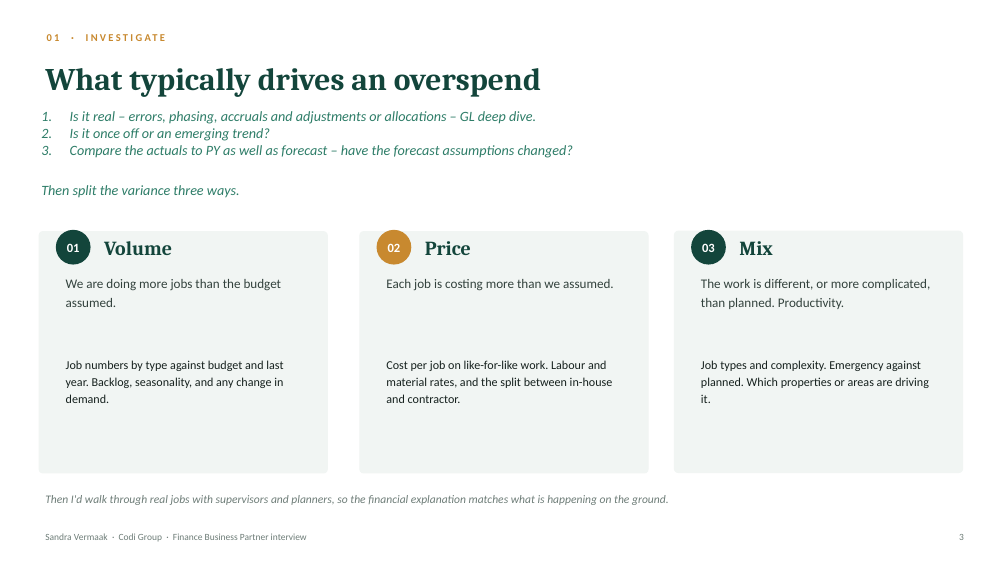
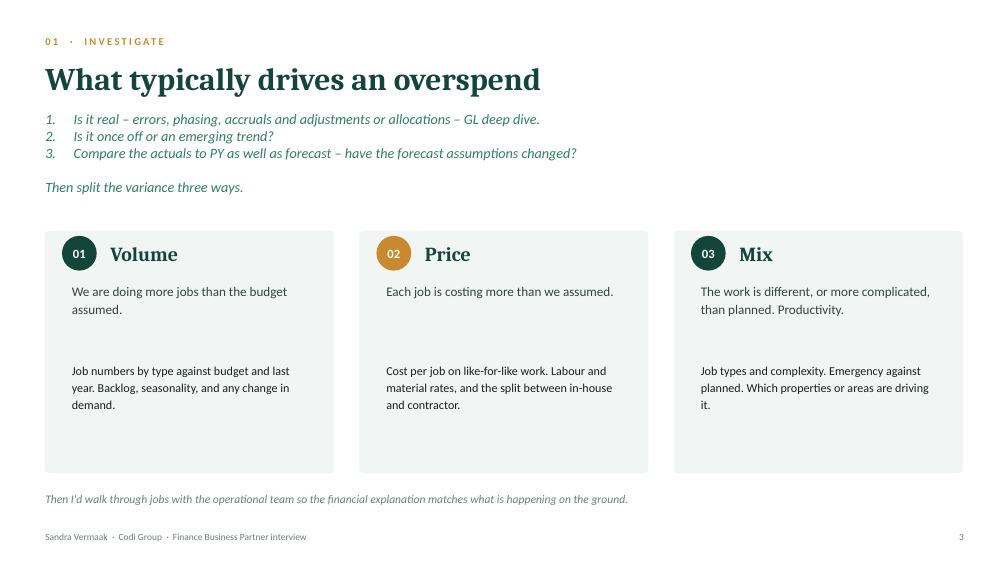
Before and after one commit to JustusVermaakSkystrm/rugby-rwc-2027, a slide deck: slide 3 of briefings/Codi_Presentation_Sandra_Vermaak_clean.pptx. Drawn at 1008x567 pixels with LibreOffice and Linux fonts; fonts in the diff are those of the drawing. Boxes give left, top, right and bottom in pixels: in the first picture for what was removed or moved away, otherwise in the second. Text is boxed around its words. In the diff, an @@ line names an element or a change of style, - is before the commit and + after.

```diff
--- a/briefings/Codi_Presentation_Sandra_Vermaak_clean.pptx
+++ b/briefings/Codi_Presentation_Sandra_Vermaak_clean.pptx
@@ text "Is it real – errors, ..." rewrapped from <box>41,111,573,198</box> to <box>45,114,577,195</box> @@
@@ rounded rectangle: place and size @@
-rounded rectangle at <box>39,231,327,473</box>
+rounded rectangle at <box>45,231,333,473</box>
@@ 3 texts, 1 ellipse: place and size @@
-3 texts, 1 ellipse at <box>56,230,283,403</box>
+3 texts, 1 ellipse at <box>62,236,290,409</box>
@@ 7 texts, 2 ellipses: place and size @@
-7 texts, 2 ellipses at <box>47,34,929,403</box>
+7 texts, 2 ellipses at <box>45,38,929,409</box>
@@ text "We are doing more jobs ...": place and size @@
-text "We are doing more jobs ..." at <box>66,279,282,307</box>
+text "We are doing more jobs ..." at <box>72,287,288,314</box>
@@ text "Each job is costing more ...": place and size @@
-text "Each job is costing more ..." at <box>386,279,614,291</box>
+text "Each job is costing more ..." at <box>386,287,614,299</box>
@@ text "The work is different, or ...": place and size @@
-text "The work is different, or ..." at <box>701,279,930,309</box>
+text "The work is different, or ..." at <box>701,287,930,316</box>
@@ text at <box>45,495,629,505</box>: text changed @@
-Then I'd walk through real jobs with supervisors and planners, so the financial explanation matches what is happening on the ground.
+Then I'd walk through jobs with the operational team so the financial explanation matches what is happening on the ground.
```
Also in this commit, not shown: 4 other slides changed, 1 other file.
